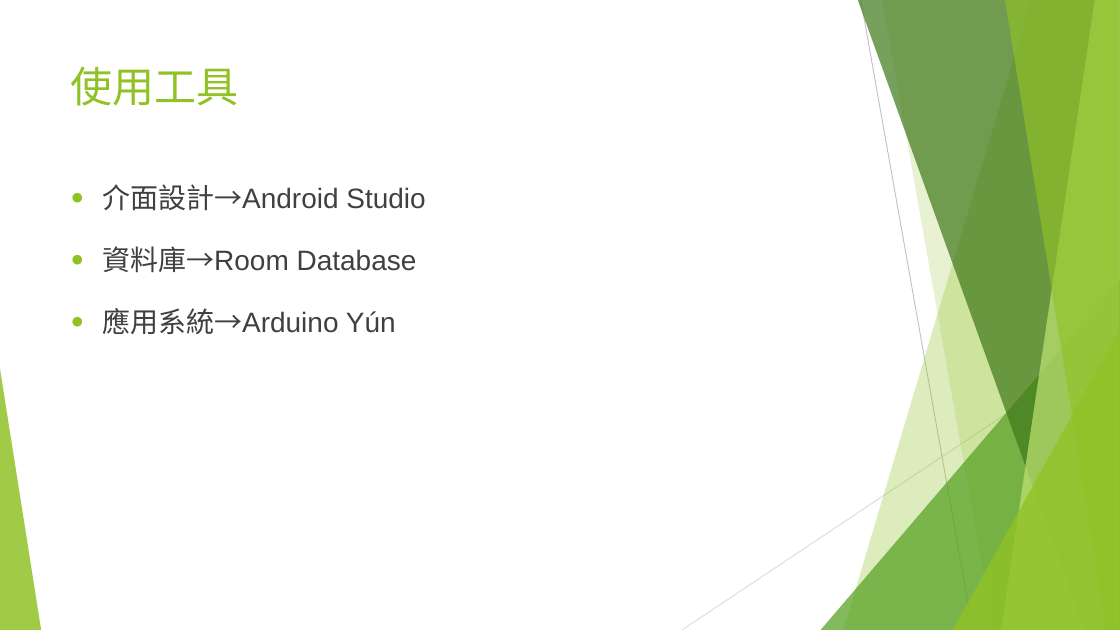
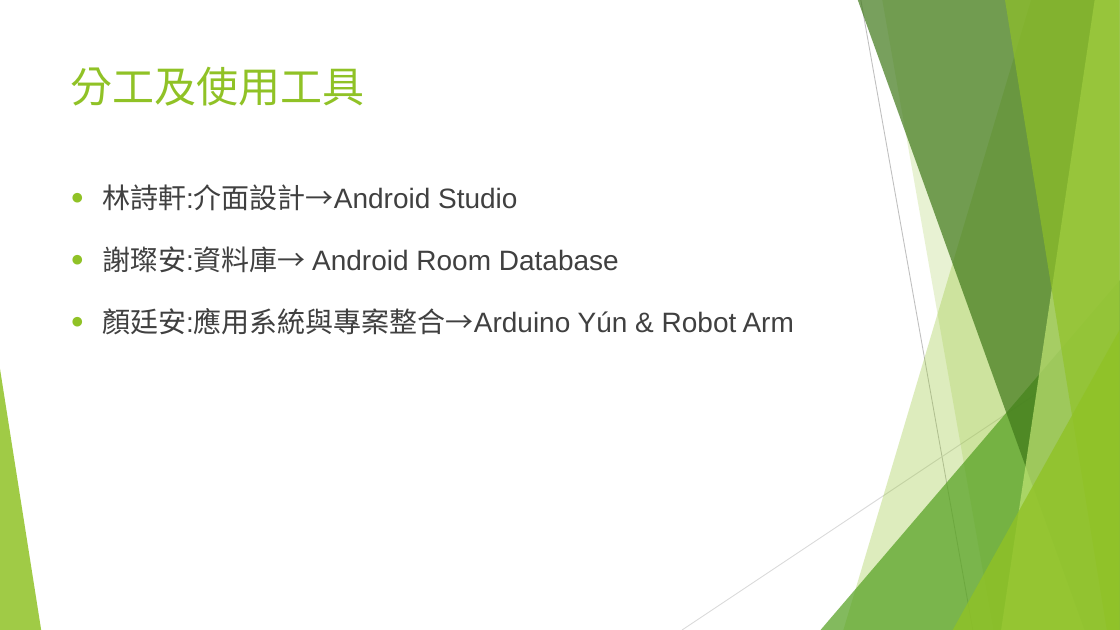
Before and after one commit to DanTNC/robot_arm_dance, a slide deck: slide 2 of Robot_Arm_Dance.pptx. Drawn at 1120x630 pixels with LibreOffice and Linux fonts; fonts in the diff are those of the drawing. Boxes give left, top, right and bottom in pixels: in the first picture for what was removed or moved away, otherwise in the second. Text is boxed around its words. In the diff, an @@ line names an element or a change of style, - is before the commit and + after.

```diff
--- a/Robot_Arm_Dance.pptx
+++ b/Robot_Arm_Dance.pptx
@@ title at <box>71,67,365,106</box>: text changed @@
-使用工具
+分工及使用工具
@@ text at <box>102,184,794,335</box>: text changed @@
-● 介面設計→Android Studio
-● 資料庫→Room Database
-● 應用系統→Arduino Yún
+● 林詩軒:介面設計→Android Studio
+● 謝璨安:資料庫→ Android Room Database
+● 顏廷安:應用系統與專案整合→Arduino Yún & Robot Arm
```
